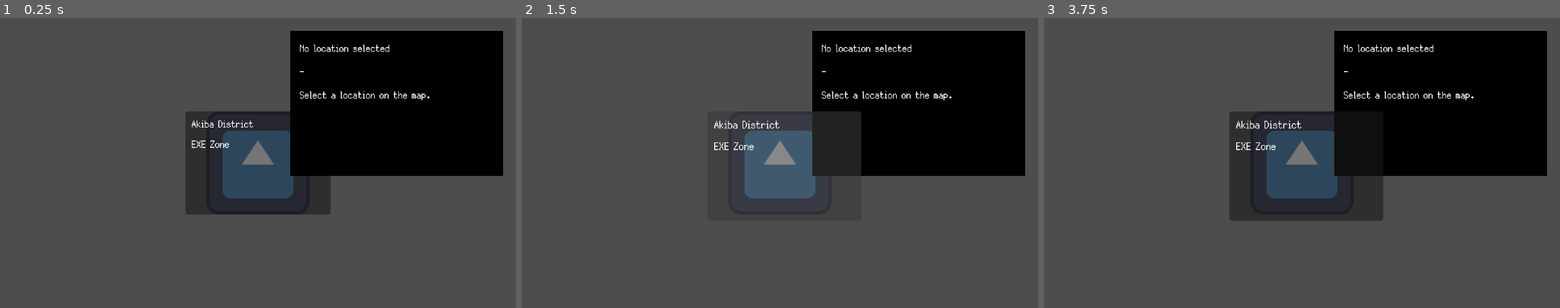
Above: before the commit, frames 1-3 (left to right).
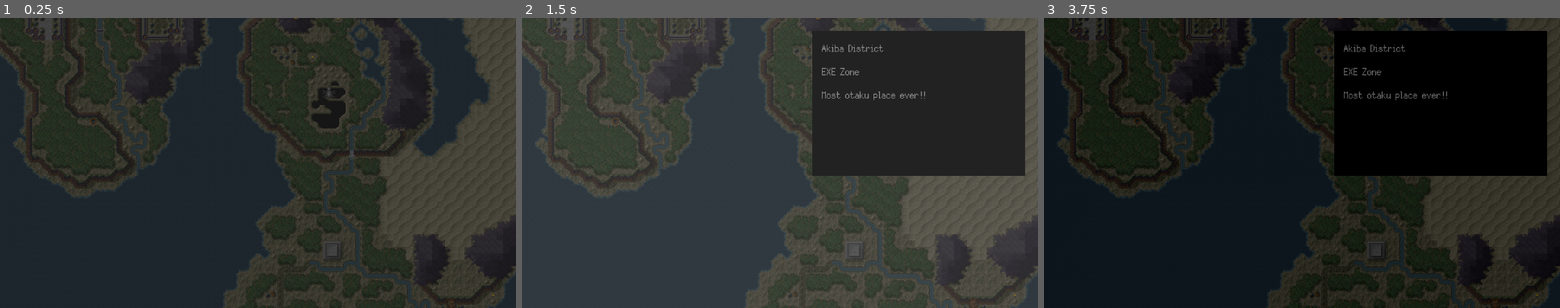
Above: after the commit, the same moments.

Repository: GYU-GAZE/NULL-NETWORK
Game: Godot game, scene res://apps/navigator/app_navigator.tscn
Two runs of this game, one before a commit and one after it. Both use one fixed random seed, a clock stepped at 60 frames per second and the inputs below. This scene is started directly instead of the project's main scene. The engine's default icon, where the game draws it, is replaced by a stand-in: a white triangle on a blue panel in a dark square.
Inputs (mouse positions are in pixels of both pictures, inside the frame that each line leads up to; where the layout moved, square brackets give the same spot in the first picture):
- Up to frame 1 (0.25 s): no input
- Up to frame 2 (1.5 s): click (780, 163) at 0.5 s; click (805, 189) [785, 165] at 1.25 s
- Up to frame 3 (3.75 s): click (1327, 189) [1307, 165] at 2 s; tap Enter at 2.75 s; move the mouse to (1415, 148) at 2.77 s; click (1415, 148) at 2.92 s; tap Space at 3.5 s; drag from (1198, 177) to (1276, 221) at 3.52 s

The runs differ from the first frame. In frame 1, 88% of the frame differs, in the area x 0-100%, y 0-100%; in frame 2, 65%; in frame 3, 77%.
Error before the commit: Cannot call method 'hide' on a null value. (res://apps/navigator/app_navigator.gd:459)

Commit message:
worldmap fix

Diff:
--- a/apps/navigator/app_navigator.tscn
+++ b/apps/navigator/app_navigator.tscn
@@ -65,6 +65,7 @@
 mouse_filter = 2
 
 [node name="SelectionPanel" type="PanelContainer" parent="." unique_id=1504370091]
+unique_name_in_owner = true
 layout_mode = 1
 anchors_preset = -1
 anchor_left = 1.0
@@ -113,6 +114,7 @@
 text = "SCAN"
 
 [node name="EncounterContainer" type="Control" parent="." unique_id=588069769]
+unique_name_in_owner = true
 visible = false
 layout_mode = 1
 anchors_preset = 15
@@ -123,6 +125,7 @@
 mouse_filter = 2
 
 [node name="DialogueContainer" type="Control" parent="." unique_id=1546891465]
+unique_name_in_owner = true
 visible = false
 layout_mode = 1
 anchors_preset = 15
--- a/data/content/map/world_map.tres
+++ b/data/content/map/world_map.tres
@@ -2,13 +2,13 @@
 
 [ext_resource type="Script" uid="uid://c81tcrqrtfpb5" path="res://data/templates/map_location.gd" id="1_73nub"]
 [ext_resource type="Resource" uid="uid://csosrd43b0u55" path="res://data/content/encounters/AkihabaraLocation.tres" id="2_7rovj"]
-[ext_resource type="Texture2D" uid="uid://c30ys4pi4314n" path="res://icon.svg" id="2_sphc3"]
 [ext_resource type="Script" uid="uid://bcj6w53pmbaff" path="res://data/templates/navigator_world_data.gd" id="2_uk5ep"]
+[ext_resource type="Texture2D" uid="uid://cklfeni0adpn7" path="res://data/assets/37829.png" id="3_sphc3"]
 
 [resource]
 script = ExtResource("2_uk5ep")
 world_id = "main"
 world_name = "Main"
-map_texture = ExtResource("2_sphc3")
+map_texture = ExtResource("3_sphc3")
 locations = Array[ExtResource("1_73nub")]([ExtResource("2_7rovj")])
 metadata/_custom_type_script = "uid://bcj6w53pmbaff"
--- a/systems/desktop/desktop.tscn
+++ b/systems/desktop/desktop.tscn
@@ -106,11 +106,6 @@
 [node name="ScaleButtonsHBox" type="HBoxContainer" parent="DisplayScalePanel/ScaleMargin/ScaleVBox" unique_id=246388107]
 layout_mode = 2
 
-[node name="ScaleAutoButton" type="Button" parent="DisplayScalePanel/ScaleMargin/ScaleVBox/ScaleButtonsHBox" unique_id=782420629]
-unique_name_in_owner = true
-layout_mode = 2
-text = "AUTO"
-
 [node name="Scale1xButton" type="Button" parent="DisplayScalePanel/ScaleMargin/ScaleVBox/ScaleButtonsHBox" unique_id=1717657694]
 unique_name_in_owner = true
 layout_mode = 2
@@ -131,6 +126,11 @@
 layout_mode = 2
 text = "4x"
 
+[node name="ScaleAutoButton" type="Button" parent="DisplayScalePanel/ScaleMargin/ScaleVBox/ScaleButtonsHBox" unique_id=782420629]
+unique_name_in_owner = true
+layout_mode = 2
+text = "AUTO"
+
 [node name="ScaleStatusLabel" type="Label" parent="DisplayScalePanel/ScaleMargin/ScaleVBox" unique_id=1404678576]
 unique_name_in_owner = true
 layout_mode = 2
Binary file added: data/assets/37829.png
Not shown, added: data/assets/37829.png.import
